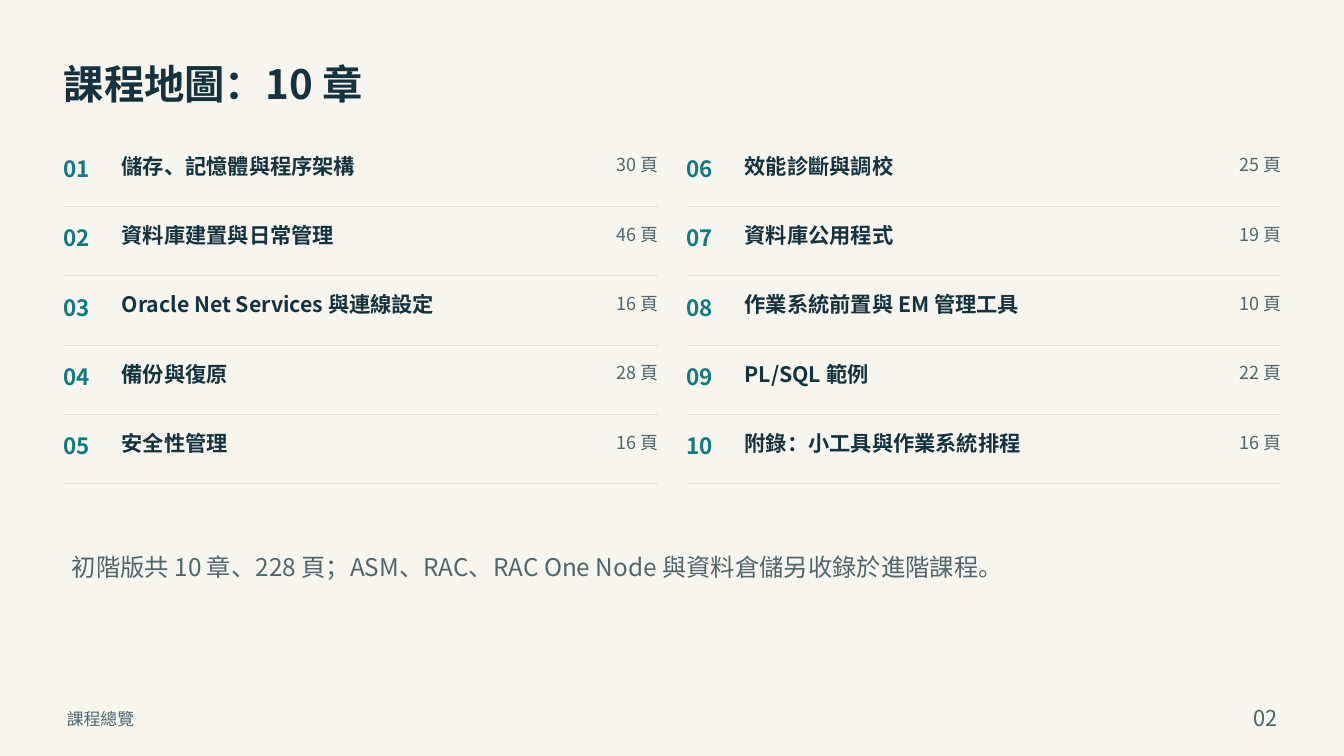
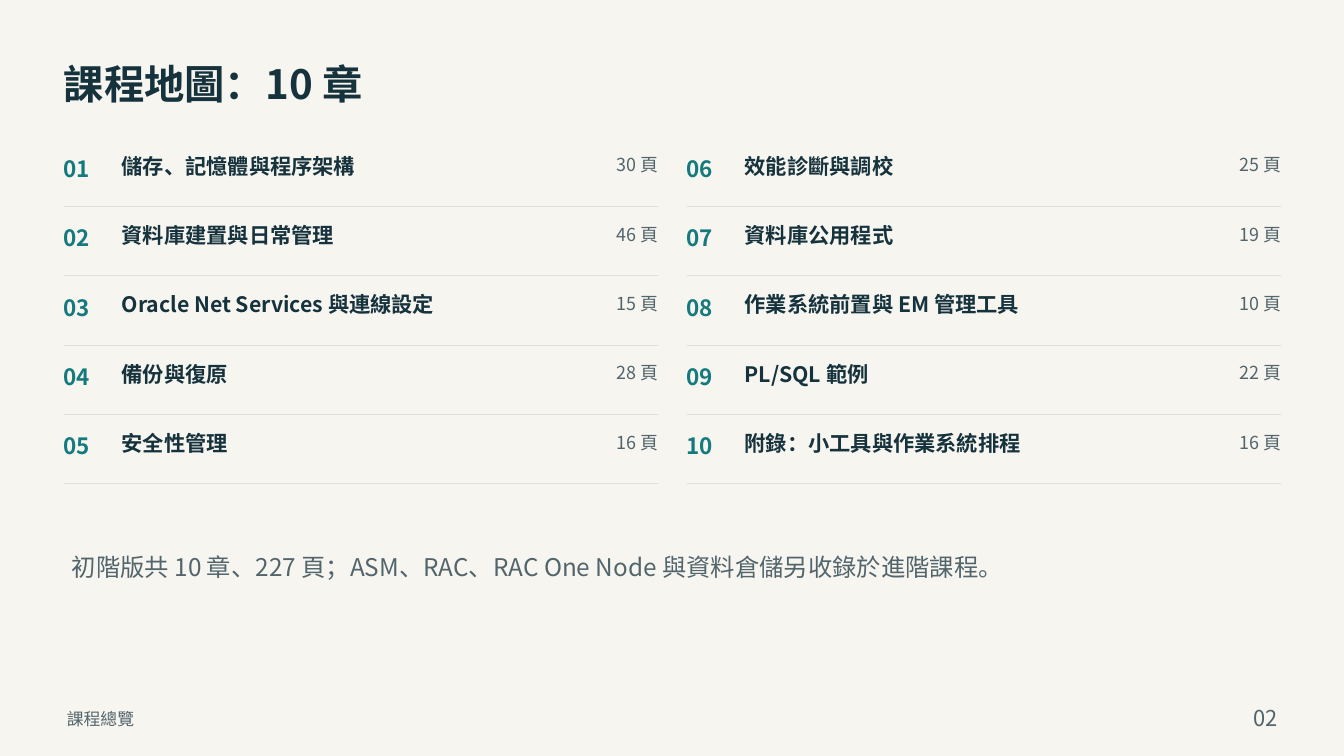
Before and after one commit to YouAreTheBlueSky/Oracle-DBA-Training-Docs, a slide deck: slide 2 of deliver_beginner/00_Oracle_DBA_初階課程總覽.pptx. Drawn at 1344x756 pixels with LibreOffice and Linux fonts; fonts in the diff are those of the drawing. Boxes give left, top, right and bottom in pixels: in the first picture for what was removed or moved away, otherwise in the second. Text is boxed around its words. In the diff, an @@ line names an element or a change of style, - is before the commit and + after.

Commit message:
第 3 章移除參考資料頁（16 → 15 頁）
新增章層級 skip_refs 開關，build_chapter 的頁數計算與產生流程都支援；build_beginner／build_advanced 改用 count_pages() 避免頁數判斷寫死。索引與 README 已同步為 15 頁、總計 236 頁。

```diff
--- a/deliver_beginner/00_Oracle_DBA_初階課程總覽.pptx
+++ b/deliver_beginner/00_Oracle_DBA_初階課程總覽.pptx
@@ text at box(617, 296, 659, 312): text changed @@
-16 頁
+15 頁
@@ text at box(72, 555, 1003, 580): text changed @@
-初階版共 10 章、228 頁；ASM、RAC、RAC One Node 與資料倉儲另收錄於進階課程。
+初階版共 10 章、227 頁；ASM、RAC、RAC One Node 與資料倉儲另收錄於進階課程。
```
Also in this commit, not shown: 4 other slides changed, 19 other files.
